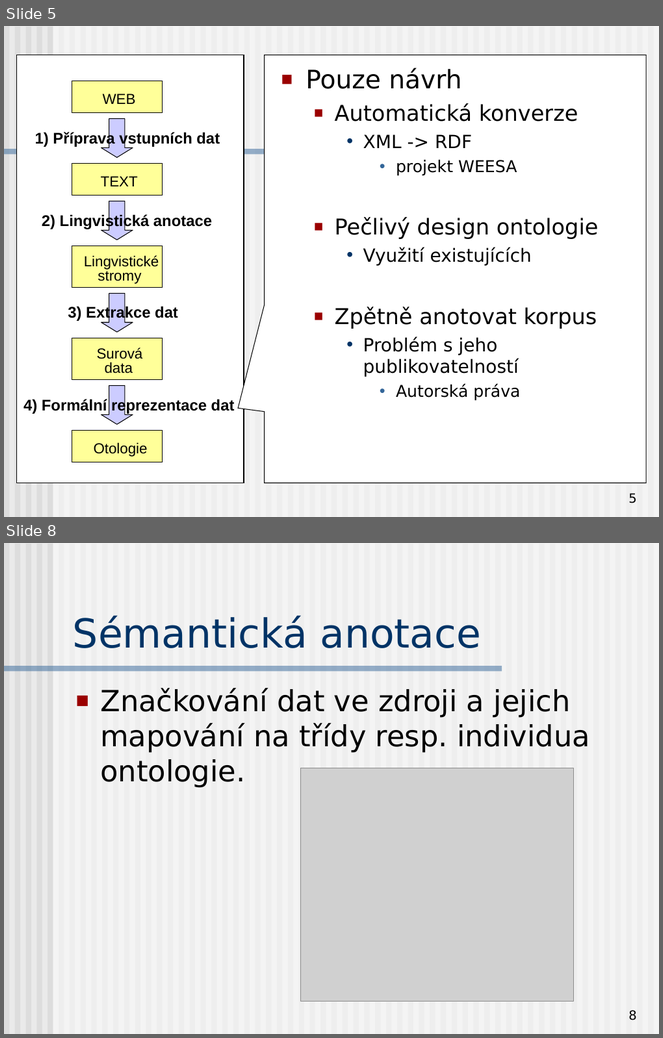
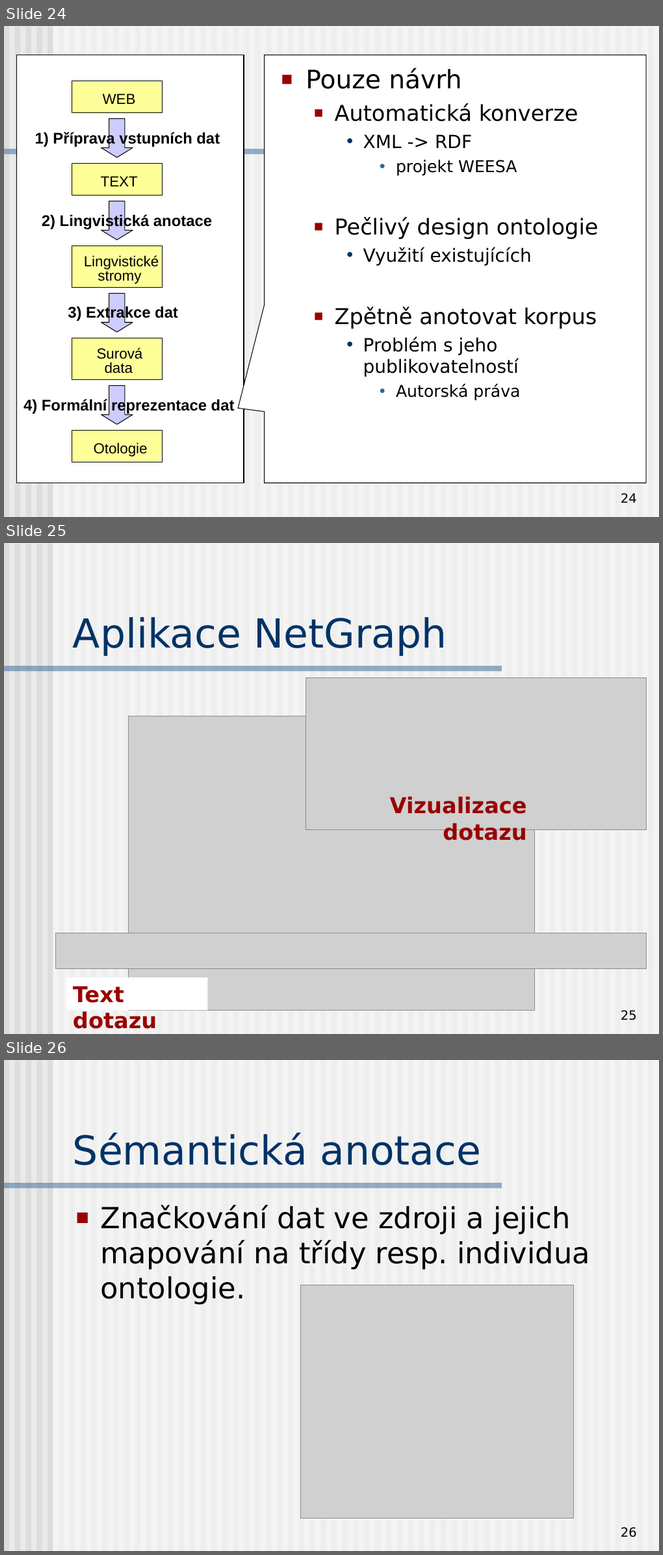
Before and after one commit to BackupTheBerlios/czsem-svn, a slide deck: trunk/docs/Presentation/dedek_czsem_obhajoba.ppt. Shown one above the other, each under a label of ours: slides 5 and 8 before the commit, slides 24, 25 and 26 after it; the slides between them are not shown. The pictures are 663x1038 and 663x1555 pixels, drawn with LibreOffice and Linux fonts; fonts in the diff are those of the drawing; grey boxes stand for pictures. Boxes give left, top, right and bottom in pixels: in the first picture for what was removed or moved away, otherwise in the second. Text is boxed around its words. In the diff, an @@ line names an element or a change of style, - is before the commit and + after.

```diff
--- a/trunk/docs/Presentation/dedek_czsem_obhajoba.ppt
+++ b/trunk/docs/Presentation/dedek_czsem_obhajoba.ppt
@@ slide 25 added at [4,543,659,1034], background #EAEAEA; not listed: 62 template elements that a slide beside it also shows @@
@@ title added at [73,617,447,656], 44 pt, text #003366 @@
+Aplikace NetGraph
@@ picture added at [306,678,647,830] @@
@@ picture added at [129,717,534,1011] @@
@@ text added at [390,797,527,841], 24 pt, text #9A0000, bold @@
+Vizualizace dotazu
@@ picture added at [56,933,647,969] @@
@@ rectangle added at [66,978,207,1011], fill #FFFFFF, 24 pt, text #9A0000, bold @@
+Text dotazu
@@ page number added at [621,1010,637,1021], 14 pt, text #000000 @@
+25
@@ what was slide 5 is now slide 24 @@
@@ page number at [621,493,637,503]: text changed @@
-5
+24
@@ what was slide 8 is now slide 26 @@
@@ page number at [621,1527,637,1538]: text changed @@
-8
+26
```
Also in this commit, not shown: 3 slides changed, 18 other slides added, 2 slides removed.
